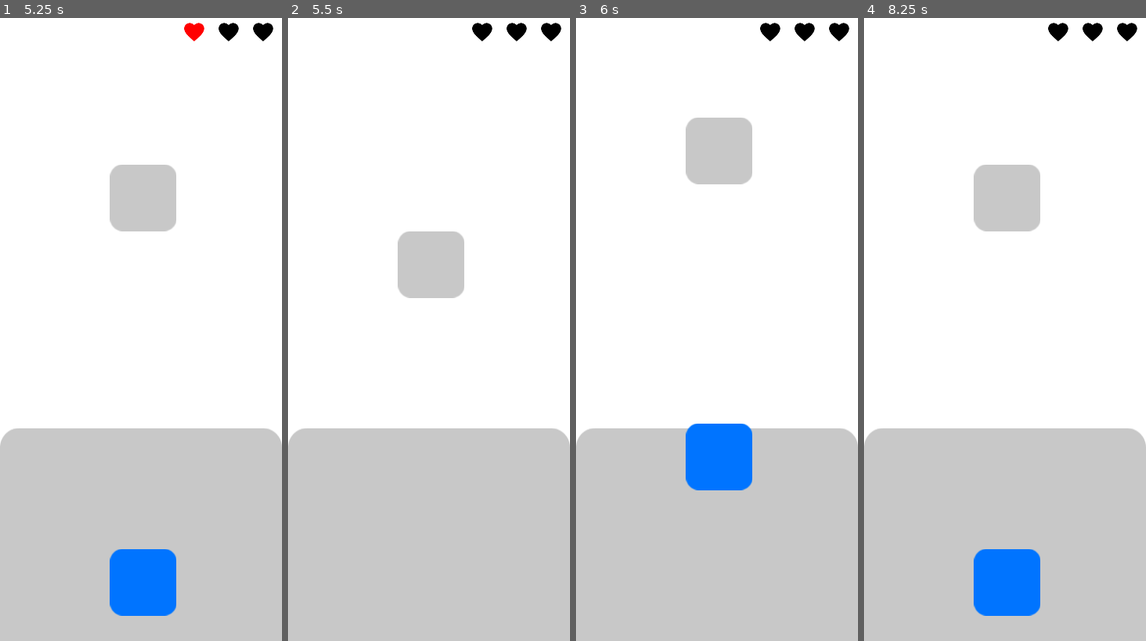
Above: before the commit, frames 1-4 (left to right).
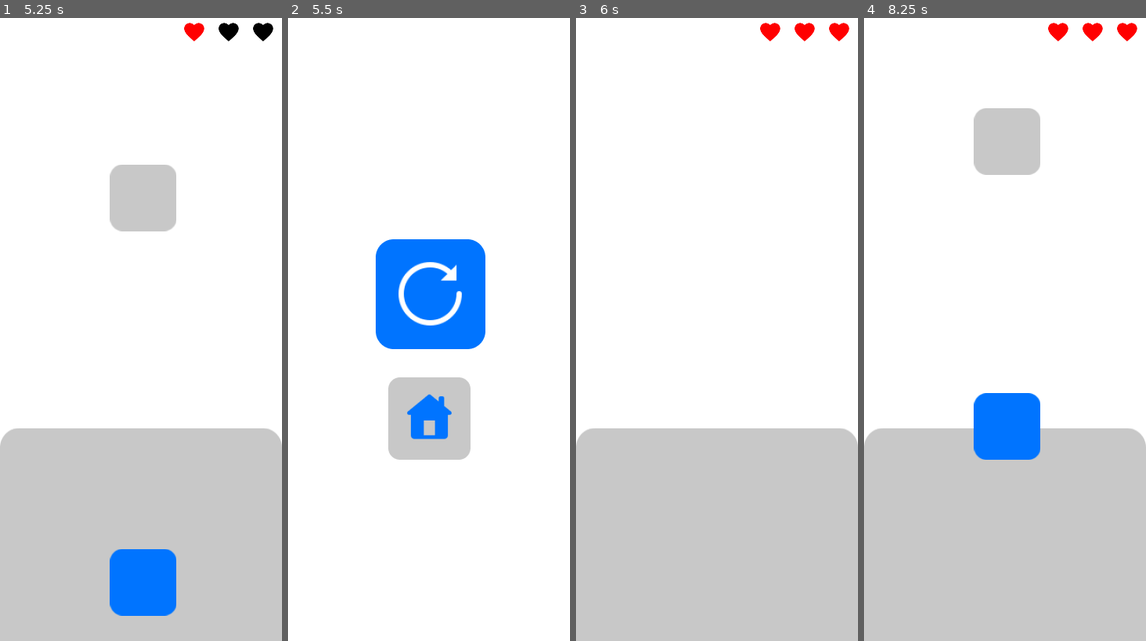
Above: after the commit, the same moments.

Repository: EmilienLeroy/FallingSquare
Game: Godot game, scene res://main.tscn
Two runs of this game, one before a commit and one after it. Both use one fixed random seed, a clock stepped at 60 frames per second and the inputs below.
Inputs (mouse positions are in pixels of both pictures, inside the frame that each line leads up to):
- Up to frame 1 (5.25 s): click (143, 323) at 0.5 s; tap Enter at 1.25 s; move the mouse to (203, 298) at 1.27 s; click (203, 298) at 1.42 s; move the mouse to (143, 155) at 2.02 s; click (143, 155) at 2.17 s; move the mouse to (143, 123) at 2.77 s; click (143, 123) at 2.92 s; move the mouse to (126, 454) at 3.52 s; click (126, 454) at 3.67 s; move the mouse to (143, 198) at 4.27 s; click (143, 198) at 4.42 s; move the mouse to (143, 155) at 5.02 s; click (143, 155) at 5.17 s
- Up to frame 2 (5.5 s): no input
- Up to frame 3 (6 s): click (719, 292) at 5.77 s
- Up to frame 4 (8.25 s): move the mouse to (1007, 267) at 6.52 s; click (1007, 267) at 6.67 s; move the mouse to (1007, 198) at 7.27 s; click (1007, 198) at 7.42 s; move the mouse to (1007, 155) at 8.02 s; click (1007, 155) at 8.17 s

Frame 1 is identical in both runs. In frame 2, 42% of the frame differs, in the area x 0-100%, y 0-100%; in frame 3, 5.4%; in frame 4, 9.6%.

Commit message:
✨ Add Lose view

Diff:
--- a/components/game.gd
+++ b/components/game.gd
@@ -1,17 +1,20 @@
 extends Node2D
 
+signal lose;
 var Square = preload("res://components/square.tscn");
 var timer = Timer.new();
+var lifes;
 
 func _ready():
 	timer.set_wait_time(1.0)
 	timer.set_one_shot(false)
 	timer.connect("timeout", self, "create_item")
 	add_child(timer)
+	timer.start();
 
-func start_game(life):
+func set_life(life):
+	lifes = life;
 	$Life.update_hearts(life);
-	timer.start();
 
 func create_item():
 	var square = Square.instance();
@@ -20,4 +23,8 @@
 	add_child(square);
 
 func on_life_loose():
+	lifes = lifes - 1;
 	$Life.remove_heart();
+
+	if (lifes == 0):
+		emit_signal("lose");
--- a/main.gd
+++ b/main.gd
@@ -2,27 +2,48 @@
 
 var HomeView = preload("res://views/home.tscn");
 var GameView = preload("res://components/game.tscn");
+var LoseView = preload("res://views/lose.tscn");
 
 var current;
 
 func _ready():
 	current = create_home();
+	add_child(current);
 	pass
-
 
 func create_home():
 	var home = HomeView.instance();
-	add_child(home);
-	home.connect("play", self, 'on_play')
+
+	home.connect("play", self, 'on_play');
+
 	return home;
 
 func create_game():
 	var game = GameView.instance();
-	add_child(game);
-	game.start_game(3);
+
+	game.set_life(3);
+	game.connect("lose", self, "on_lose");
 
 	return game;
 
+func create_lose():
+	var lose = LoseView.instance();
+
+	lose.connect("restart", self, "on_play");
+	lose.connect("home", self, "on_home");
+
+	return lose;
+
+func update_current_view(view):
+	current.queue_free();
+	add_child(view);
+	current = view;
+
+func on_home():
+	update_current_view(create_home());
+
 func on_play():
-	current.queue_free();
-	current = create_game();
+	update_current_view(create_game());
+
+func on_lose():
+	update_current_view(create_lose());
--- /dev/null
+++ b/views/lose.gd
@@ -0,0 +1,15 @@
+extends Node2D
+
+signal restart
+signal home
+
+func _ready():
+	$Home.connect("button_down", self, "_on_home");
+	$Restart.connect("button_up", self, "_on_restart");
+	pass
+
+func _on_home():
+	emit_signal("home");
+
+func _on_restart():
+	emit_signal("restart");
--- /dev/null
+++ b/views/lose.tscn
@@ -0,0 +1,22 @@
+[gd_scene load_steps=4 format=2]
+
+[ext_resource path="res://assets/textures/restart.png" type="Texture" id=1]
+[ext_resource path="res://assets/textures/home.png" type="Texture" id=2]
+[ext_resource path="res://views/lose.gd" type="Script" id=3]
+
+[node name="Lose" type="Node2D"]
+script = ExtResource( 3 )
+
+[node name="Restart" type="TextureButton" parent="."]
+margin_left = 112.0
+margin_top = 288.0
+margin_right = 252.0
+margin_bottom = 428.0
+texture_normal = ExtResource( 1 )
+
+[node name="Home" type="TextureButton" parent="."]
+margin_left = 128.0
+margin_top = 464.0
+margin_right = 233.0
+margin_bottom = 569.0
+texture_normal = ExtResource( 2 )
Binary file added: assets/textures/home.png
Not shown, added: assets/textures/home.png.import
Binary file added: assets/textures/restart.png
Not shown, added: assets/textures/restart.png.import
